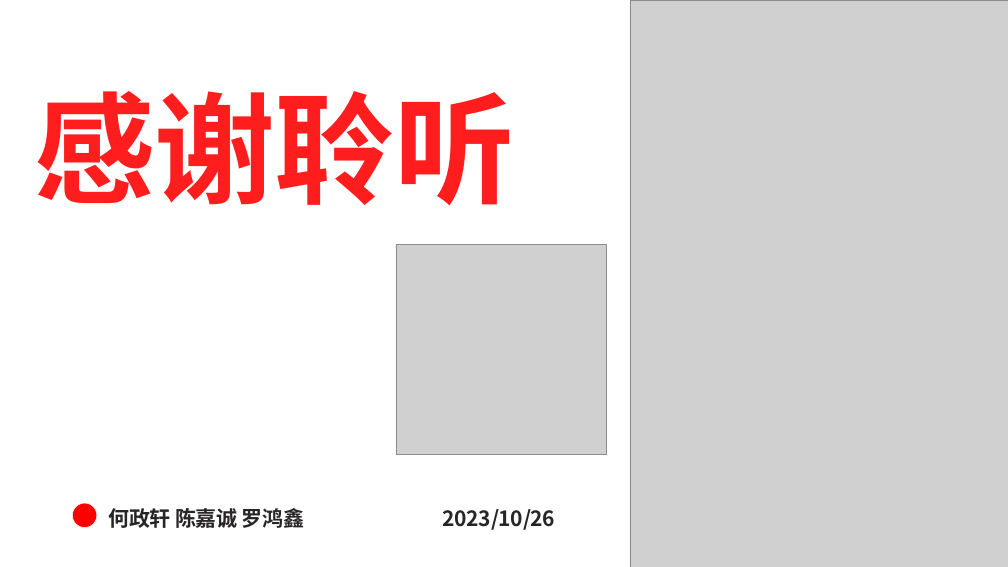
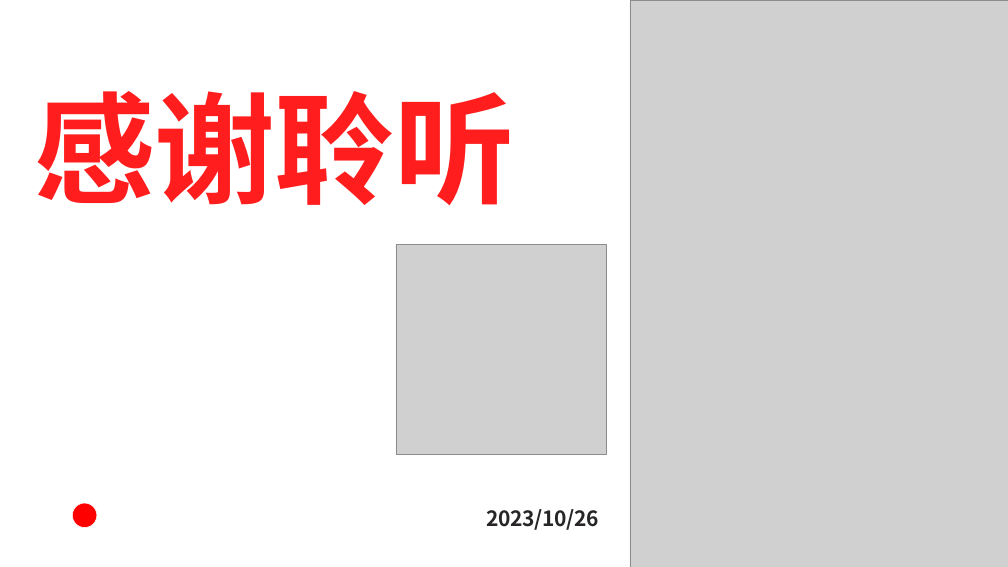
Before and after one commit to HeZha536/HeZha536.github.io, a slide deck: slide 10 of ppt/zhengzhi/1.pptx. Drawn at 1008x567 pixels with LibreOffice and Linux fonts; fonts in the diff are those of the drawing; grey boxes stand for pictures; background and template pictures are left out. Boxes give left, top, right and bottom in pixels: in the first picture for what was removed or moved away, otherwise in the second. Text is boxed around its words. In the diff, an @@ line names an element or a change of style, - is before the commit and + after.

```diff
--- a/ppt/zhengzhi/1.pptx
+++ b/ppt/zhengzhi/1.pptx
@@ text at box(487, 509, 600, 530): text changed @@
-何政轩 陈嘉诚 罗鸿鑫 2023/10/26
+2023/10/26
```
Also in this commit, not shown: 1 other slide changed, 32 other files.
